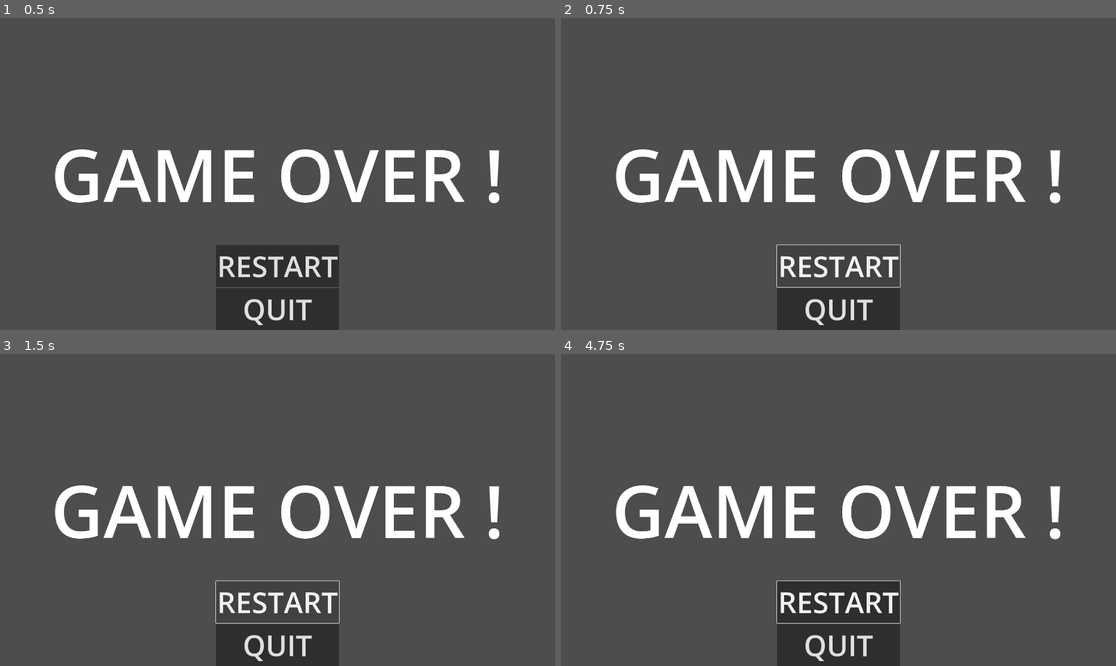
Above: before the commit, frames 1-4 (two rows, left to right).
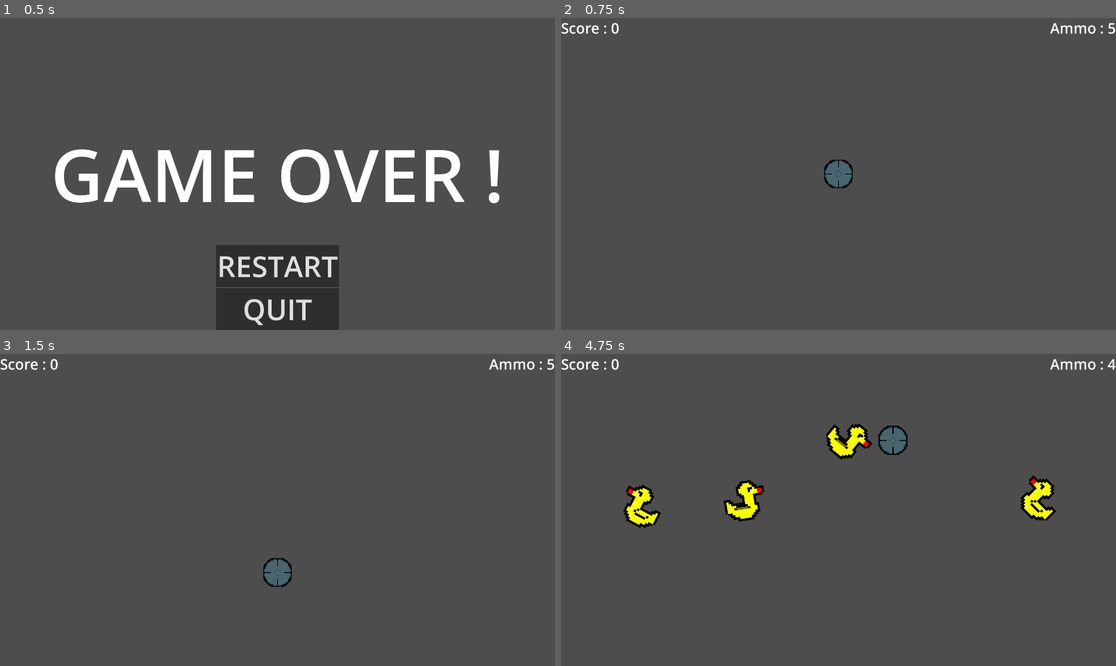
Above: after the commit, the same moments.

Repository: the-sort/ducks_in_sight
Game: Godot game, scene res://scenes/game_over.tscn
The game is run twice, just before and just after one commit, with the same random seed, the same clock (stepped at 60 frames per second) and the same inputs. This scene is started directly instead of the project's main scene.
Inputs (mouse positions are in pixels of both pictures, inside the frame that each line leads up to):
- Up to frame 1 (0.5 s): no input
- Up to frame 2 (0.75 s): click "RESTART" at 0.5 s
- Up to frame 3 (1.5 s): click (277, 600) at 1.25 s, where only the run before the commit has a clickable "RESTART"
- Up to frame 4 (4.75 s): click (838, 600) at 2 s, where only the run before the commit has a clickable "RESTART"; move the mouse to (960, 494) at 2.77 s; press the mouse at (960, 494) at 2.78 s; move the mouse to (727, 525) at 3.52 s; release the mouse at (727, 525) at 3.53 s; tap Space (shot) at 3.6 s; move the mouse to (894, 441) at 4.27 s; press the mouse at (894, 441) at 4.28 s

Frame 1 is identical in both runs. In frame 2, 9.5% of the frame differs, in the area x 0-100%, y 1-100%; in frame 3, 9.6%; in frame 4, 14%.

Commit message:
Game_Over: simple button handling

Diff:
--- a/scenes/game_over.tscn
+++ b/scenes/game_over.tscn
@@ -1,8 +1,11 @@
-[gd_scene format=3 uid="uid://drhfiu1qootmc"]
+[gd_scene load_steps=2 format=3 uid="uid://drhfiu1qootmc"]
+
+[ext_resource type="Script" uid="uid://blfpwerb0omqx" path="res://scripts/game_over.gd" id="1_xeevv"]
 
 [node name="game_over" type="Node"]
+script = ExtResource("1_xeevv")
 
-[node name="Label" type="Label" parent="."]
+[node name="game_over_text" type="Label" parent="."]
 anchors_preset = 8
 anchor_left = 0.5
 anchor_top = 0.5
@@ -34,12 +37,15 @@
 [node name="VBoxContainer" type="VBoxContainer" parent="HBoxContainer"]
 layout_mode = 2
 
-[node name="Button" type="Button" parent="HBoxContainer/VBoxContainer"]
+[node name="restart" type="Button" parent="HBoxContainer/VBoxContainer"]
 layout_mode = 2
 theme_override_font_sizes/font_size = 100
 text = "RESTART"
 
-[node name="Button2" type="Button" parent="HBoxContainer/VBoxContainer"]
+[node name="quit" type="Button" parent="HBoxContainer/VBoxContainer"]
 layout_mode = 2
 theme_override_font_sizes/font_size = 100
 text = "QUIT"
+
+[connection signal="pressed" from="HBoxContainer/VBoxContainer/restart" to="." method="_on_restart_pressed"]
+[connection signal="pressed" from="HBoxContainer/VBoxContainer/quit" to="." method="_on_quit_pressed"]
--- /dev/null
+++ b/scripts/game_over.gd
@@ -0,0 +1,8 @@
+extends Node
+
+func _on_restart_pressed() -> void:
+	get_tree().change_scene_to_file("res://scenes/main_scene.tscn")
+
+
+func _on_quit_pressed() -> void:
+	get_tree().quit(0)
Not shown, added: scripts/game_over.gd.uid
